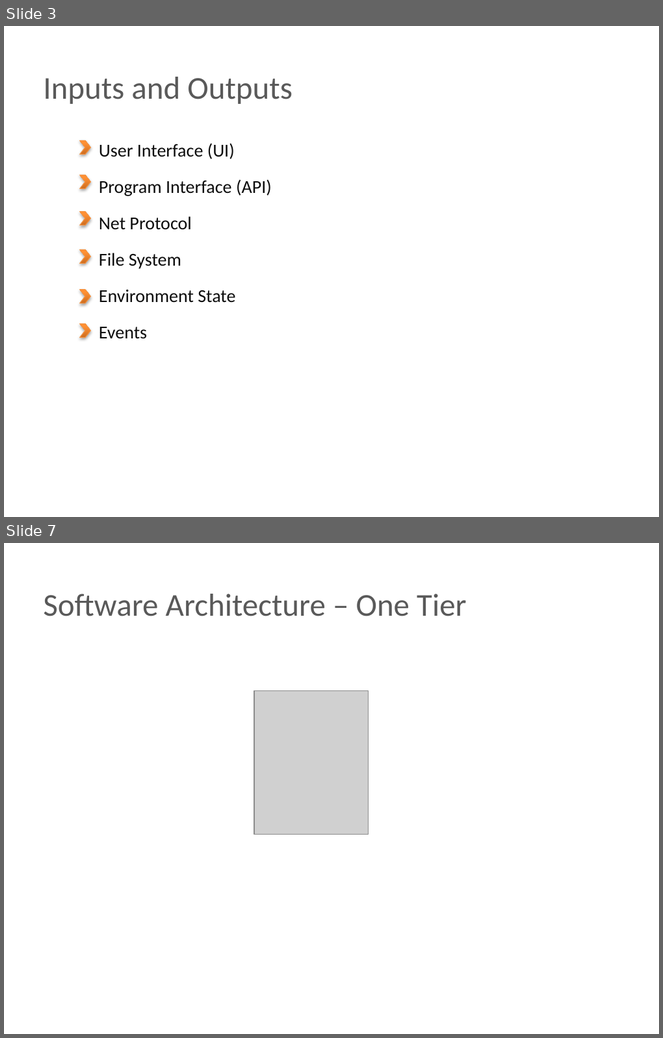
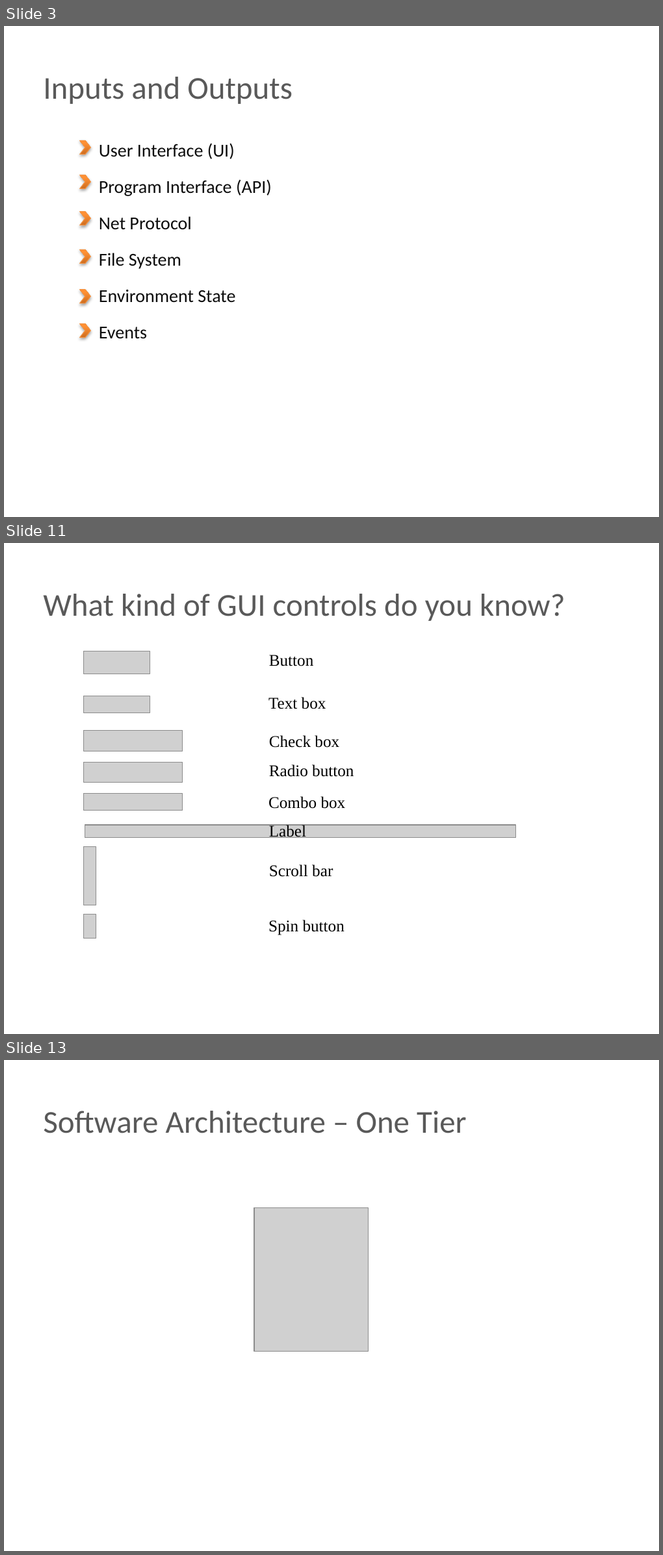
Before and after one commit to BigRacer/swtesting, a slide deck: 1.Introduction_part2/Introduction.pptx. Shown one above the other, each under a label of ours: slides 3 and 7 before the commit, slides 3, 11 and 13 after it; the slides between them are not shown. The pictures are 663x1038 and 663x1555 pixels, drawn with LibreOffice and Linux fonts; fonts in the diff are those of the drawing; grey boxes stand for pictures; background and template pictures are left out. Boxes give left, top, right and bottom in pixels: in the first picture for what was removed or moved away, otherwise in the second. Text is boxed around its words. In the diff, an @@ line names an element or a change of style, - is before the commit and + after.

```diff
--- a/1.Introduction_part2/Introduction.pptx
+++ b/1.Introduction_part2/Introduction.pptx
@@ slide 11 added at (x1=4, y1=543, x2=659, y2=1034), background picture (left out) @@
@@ text added at (x1=43, y1=594, x2=565, y2=621), 35 pt, text #595959 @@
+What kind of GUI controls do you know?
@@ picture added at (x1=84, y1=651, x2=150, y2=674) @@
@@ text added at (x1=269, y1=655, x2=314, y2=667), 18 pt, text #000000 @@
+Button
@@ picture added at (x1=83, y1=696, x2=150, y2=713) @@
@@ text added at (x1=269, y1=697, x2=326, y2=709), 18 pt, text #000000 @@
+Text box
@@ picture added at (x1=84, y1=730, x2=183, y2=751) @@
@@ text added at (x1=269, y1=735, x2=339, y2=748), 18 pt, text #000000 @@
+Check box
@@ picture added at (x1=83, y1=762, x2=182, y2=782) @@
@@ text added at (x1=269, y1=765, x2=354, y2=777), 18 pt, text #000000 @@
+Radio button
@@ picture added at (x1=83, y1=794, x2=182, y2=811) @@
@@ text added at (x1=269, y1=797, x2=346, y2=809), 18 pt, text #000000 @@
+Combo box
@@ picture added at (x1=85, y1=825, x2=516, y2=838) @@
@@ text added at (x1=269, y1=824, x2=306, y2=841), 18 pt, text #000000 @@
+Label
@@ picture added at (x1=83, y1=847, x2=96, y2=906) @@
@@ text added at (x1=269, y1=865, x2=333, y2=877), 18 pt, text #000000 @@
+Scroll bar
@@ picture added at (x1=84, y1=915, x2=96, y2=938) @@
@@ text added at (x1=269, y1=920, x2=345, y2=936), 18 pt, text #000000 @@
+Spin button
@@ what was slide 7 is now slide 13 @@
```
Also in this commit, not shown: 7 slides changed, 5 other slides added, 3 other files.
